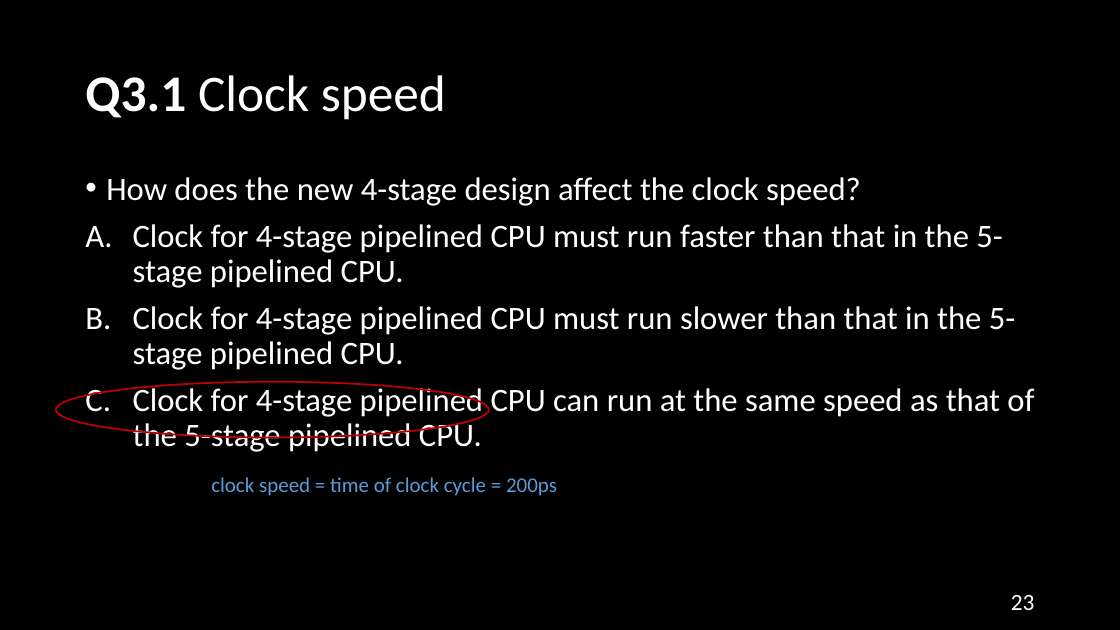
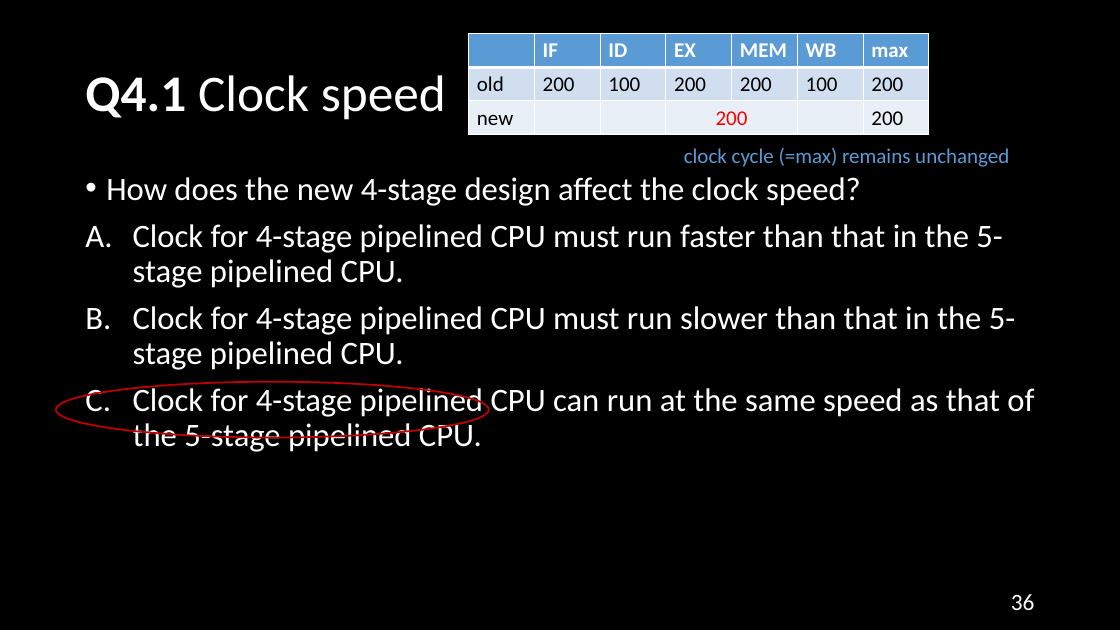
Before and after one commit to NYU-CSO/nyu-cso.github.io, a slide deck: slide 36 of rec-notes/r14.pptx (slide 23 before the commit). Drawn at 1120x630 pixels with LibreOffice and Linux fonts; fonts in the diff are those of the drawing. Boxes give left, top, right and bottom in pixels: in the first picture for what was removed or moved away, otherwise in the second. Text is boxed around its words. In the diff, an @@ line names an element or a change of style, - is before the commit and + after.

```diff
--- a/rec-notes/r14.pptx
+++ b/rec-notes/r14.pptx
@@ table added at (469,34,928,134), 3 rows, 7 columns @@
+ | IF | ID | EX | MEM | WB | max
+old | 200 | 100 | 200 | 200 | 100 | 200
+new |  |  | 200 |  |  | 200
@@ title at (85,75,446,120): text changed @@
-Q3.1 Clock speed
+Q4.1 Clock speed
@@ text at (684,148,1009,167): text changed @@
-clock speed = time of clock cycle = 200ps
+clock cycle (=max) remains unchanged
@@ page number at (1011,594,1035,610): text changed @@
-23
+36
```
Also in this commit, not shown: 26 other slides changed, 54 slides added, 1 slide removed, 1 other file.
